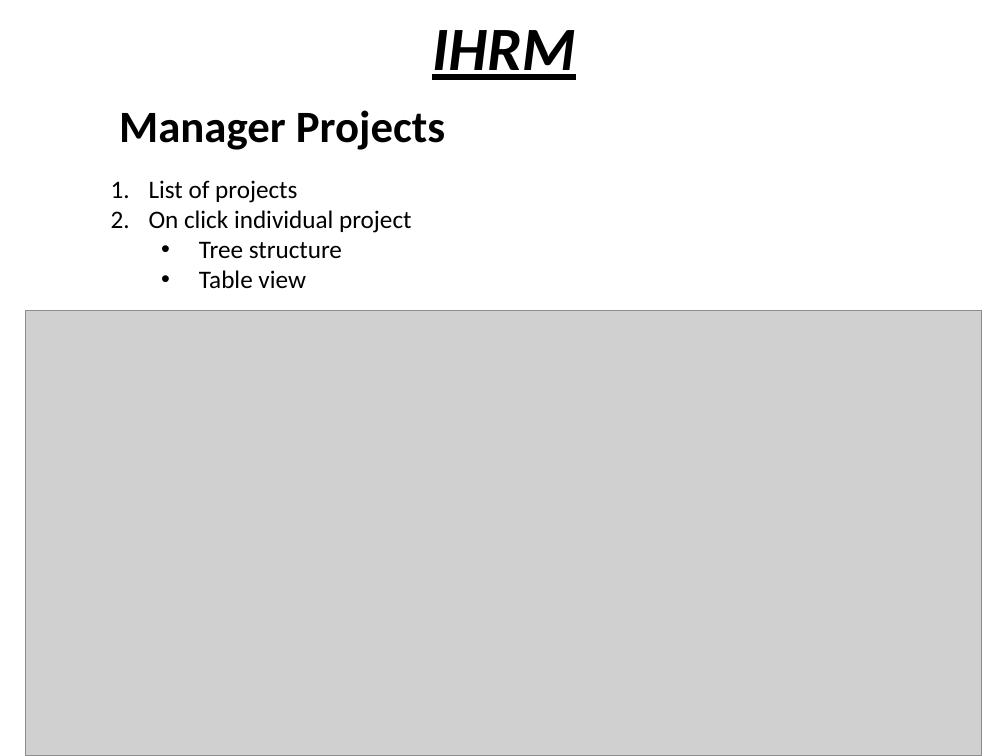
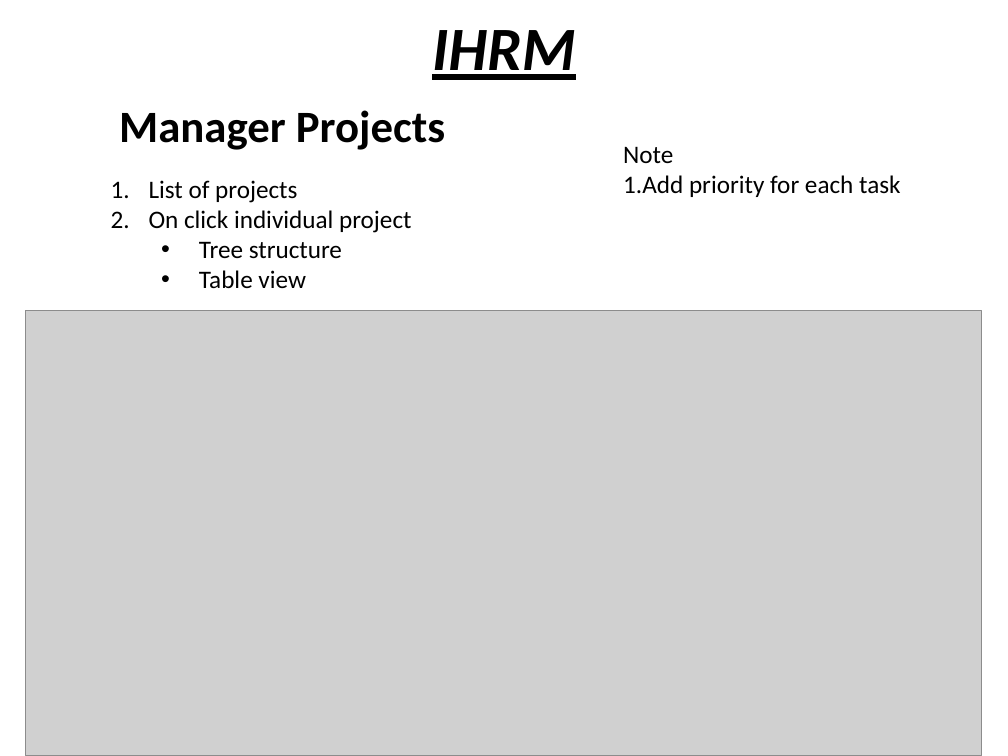
Before and after one commit to Thejesh-ivoyant/ihrm, a slide deck: slide 4 of IHRM ppt.pptx. Drawn at 1008x756 pixels with LibreOffice and Linux fonts; fonts in the diff are those of the drawing; grey boxes stand for pictures. Boxes give left, top, right and bottom in pixels: in the first picture for what was removed or moved away, otherwise in the second. Text is boxed around its words. In the diff, an @@ line names an element or a change of style, - is before the commit and + after.

```diff
--- a/IHRM ppt.pptx
+++ b/IHRM ppt.pptx
@@ text added at box(623, 146, 901, 197), 18 pt, text #000000 @@
+Note
+1.Add priority for each task
```
Also in this commit, not shown: 1 other slide changed, 1 other file.
